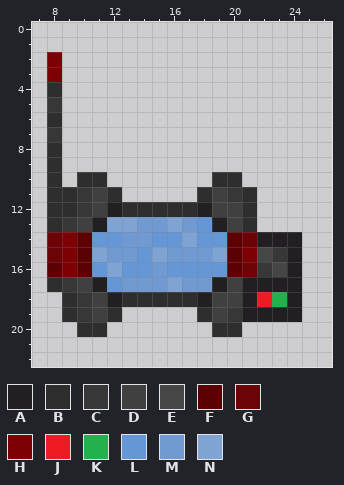
Pixel-art sprite, stored at Resources/Textures/Objects/Devices/camera_bug.rsi/camera_bug.png. This is how it looked before the edit.
The file is 32x32 pixels. Colours within 5 levels of each other are drawn and written as one. Shown: x 7..26, y 0..22.
Palette (. is transparent): A #211f21  B #2e2e2e  C #383738  D #404040  E #464646  F #5c0003  G #6b0307  H #7d0004  J #ed1c24  K #22b14c  L #6596d6  M #709ad1  N #7fa4d4
New version:
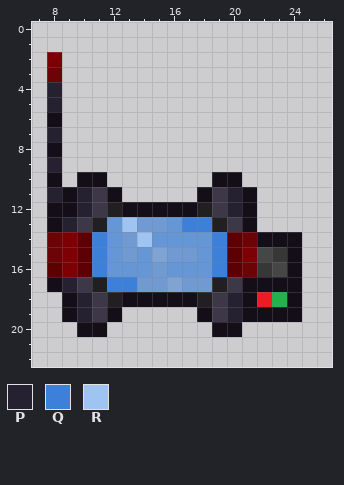
Colours new in this view: P #252130  Q #3c80d9  R #a0c4f2
What changed:
Colour B changes from #2e2e2e to #130e18.
Colour D changes from #404040 to #3c3847.
The author changed colour A to colour B in row 14 at x 22 to 24; in rows 15 to 16 at x 24; in row 17 at x 21 to 24; in row 18 at x 21 and 24; in row 19 at x 21 to 24.
The author changed colour H to colour G in row 3 at x 8.
The author changed colour M to colour L in row 15 at x 12 and 18.
The author changed colour N to colour L in row 13 at x 12 and 16; in row 14 at x 17; in row 16 at x 12.
The author changed colour B to colour P in row 4 at x 8; in row 9 at x 8; in row 11 at x 8.
The author changed colour C to colour P in row 5 at x 8; in row 7 at x 8; in row 11 at x 10 and 20; in row 12 at x 10; in row 13 at x 9; in row 17 at x 9.
The author changed colour C to colour P in row 18 at x 10; in row 19 at x 10 and 20.
The author changed colour D to colour P in row 12 at x 20; in row 18 at x 20.
The author changed colour L to colour Q in row 13 at x 18; in row 14 at x 11 and 19; in row 16 at x 11 and 19; in row 17 at x 12.
The author changed colour M to colour Q in row 13 at x 17; in row 17 at x 13.
The author changed colour N to colour Q in row 15 at x 11 and 19.
The author changed colour M to colour R in row 14 at x 14.
The author changed colour N to colour R in row 13 at x 13.
Boxes around the changes in both pictures, in picture pixels (x1, y1, x2, y2):
changed: (47, 67, 302, 337)
